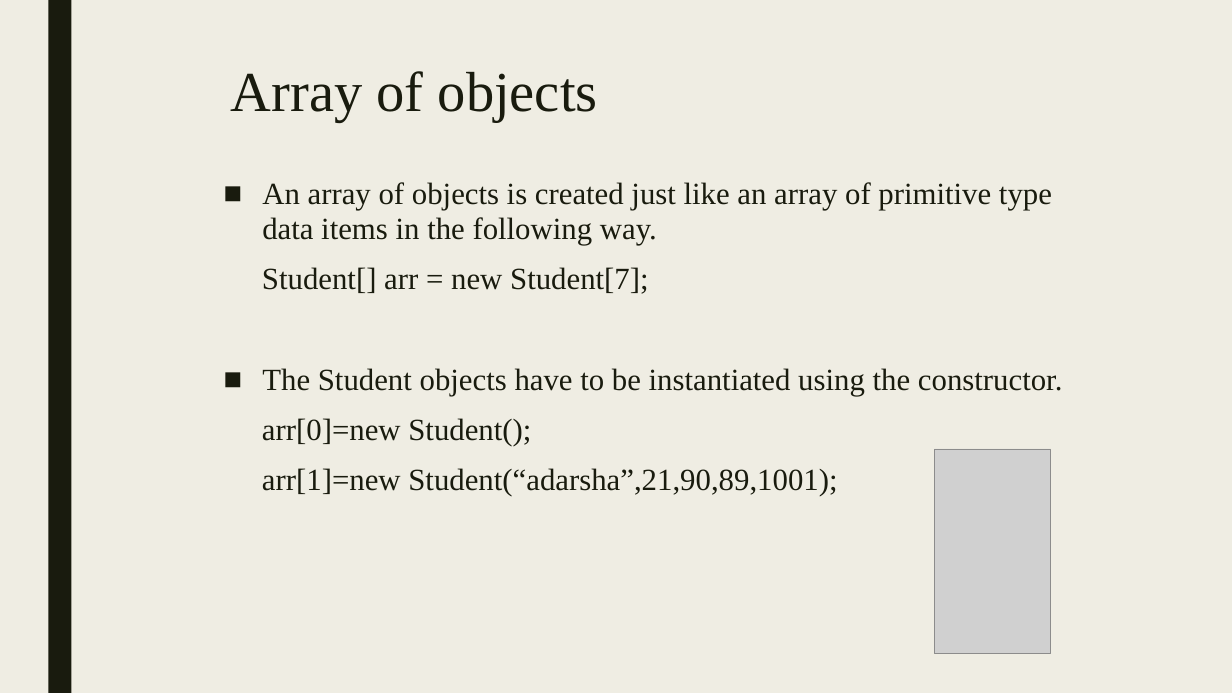
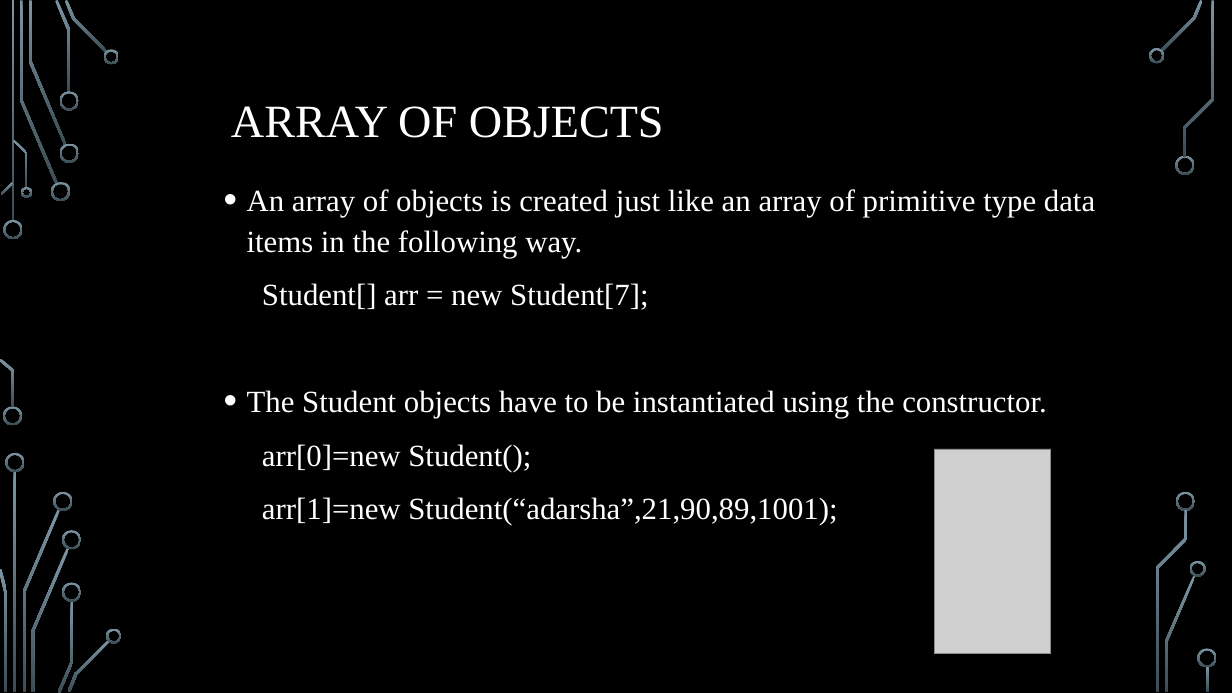
Before and after one commit to Adarsha-1/Group-6, a slide deck: slide 7 of arraysnew.pptx (slide 9 before the commit). Drawn at 1232x693 pixels with LibreOffice and Linux fonts; fonts in the diff are those of the drawing; grey boxes stand for pictures; background and template pictures are left out. Boxes give left, top, right and bottom in pixels: in the first picture for what was removed or moved away, otherwise in the second. Text is boxed around its words. In the diff, an @@ line names an element or a change of style, - is before the commit and + after.

```diff
--- a/arraysnew.pptx
+++ b/arraysnew.pptx
@@ background #EFEDE3 to picture (left out) @@
@@ rectangle removed at (48, 0, 71, 693) @@
@@ title "ARRAY OF OBJECTS" at (231, 106, 664, 138): vertical alignment top to middle @@
@@ title at (231, 106, 664, 138): text changed; size 44 to 36 pt; text colour #191B0E to #FFFFFF @@
-Array of objects
+ARRAY OF OBJECTS
@@ text "An array of objects is ..." at (247, 189, 1095, 525): text colour #191B0E to #FFFFFF; bullet ■ to •; line spacing 0.94 to 1.1; less space between paragraphs @@
@@ group added at (0, 0, 1217, 693): 33 freeform shapes, 3 rectangles @@
```
Also in this commit, not shown: 13 other slides changed, 2 slides removed.
